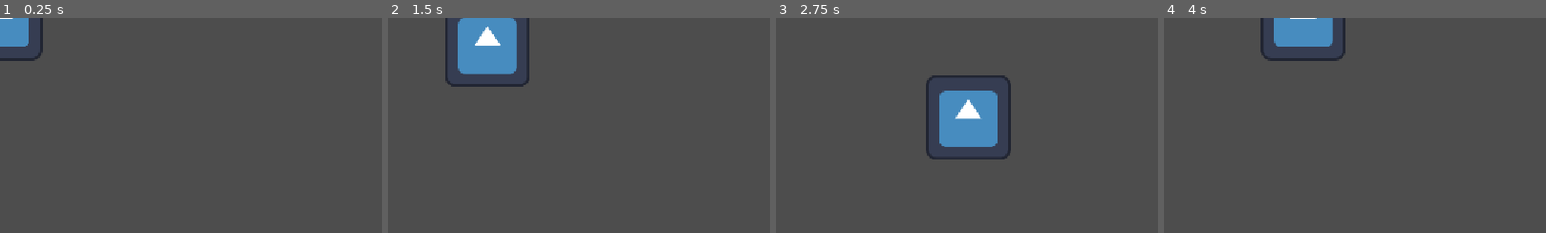
Above: before the commit, frames 1-4 (left to right).
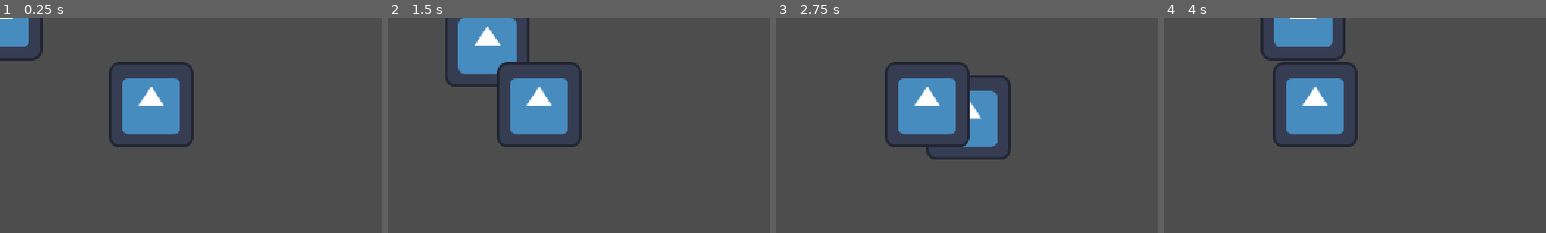
Above: after the commit, the same moments.

Repository: VladaParkhomenko/game-dev-labs
Game: Godot game, scene res://Main.tscn
The game is run twice, just before and just after one commit, with the same random seed, the same clock (stepped at 60 frames per second) and the same inputs. The engine's default icon, where the game draws it, is replaced by a stand-in: a white triangle on a blue panel in a dark square.
Inputs:
- Up to frame 1 (0.25 s): no input
- Up to frame 2 (1.5 s): tap Enter at 0.5 s; hold Right (ui_right) 0.53-1.28 s; hold Down (ui_down) from 1.28 s (still down)
- Up to frame 3 (2.75 s): release Down (ui_down) at 2.03 s; hold Right (ui_right) from 2.03 s (still down)
- Up to frame 4 (4 s): release Right (ui_right) at 2.78 s; hold Up (ui_up) 2.78-3.53 s; hold Left (ui_left) from 3.53 s (still down)
The pictures show only the part of the screen within x 0-50%, y 0-50%; the shares and areas given below are measured in that part.

The runs differ from the first frame. In frame 1, 5.1% of the frame differs, in the area x 28-51%, y 20-60%; in frame 2, 5.3%; in frame 3, 5.3%; in frame 4, 5.1%.

Commit message:
feat: add static obstacles and wall collisions

Diff:
--- a/zad-1-prog/Main.tscn
+++ b/zad-1-prog/Main.tscn
@@ -5,6 +5,15 @@
 
 [sub_resource type="RectangleShape2D" id="RectangleShape2D_g4v7s"]
 size = Vector2(126, 126)
+
+[sub_resource type="RectangleShape2D" id="RectangleShape2D_57qmd"]
+size = Vector2(104, 629)
+
+[sub_resource type="RectangleShape2D" id="RectangleShape2D_d0u6y"]
+size = Vector2(698, 90)
+
+[sub_resource type="RectangleShape2D" id="RectangleShape2D_3gngh"]
+size = Vector2(273.25, 276)
 
 [node name="Node2D" type="Node2D" unique_id=1289963067]
 
@@ -16,3 +25,21 @@
 
 [node name="CollisionShape2D" type="CollisionShape2D" parent="Player" unique_id=558857452]
 shape = SubResource("RectangleShape2D_g4v7s")
+
+[node name="Wall" type="StaticBody2D" parent="." unique_id=322835017]
+
+[node name="Sprite2D" type="Sprite2D" parent="Wall" unique_id=325933290]
+position = Vector2(228, 131)
+texture = ExtResource("1_glv2v")
+
+[node name="CollisionShape2D" type="CollisionShape2D" parent="Wall" unique_id=2083213064]
+position = Vector2(118, 616)
+shape = SubResource("RectangleShape2D_57qmd")
+
+[node name="CollisionShape2D2" type="CollisionShape2D" parent="Wall" unique_id=1741837347]
+position = Vector2(672, 336)
+shape = SubResource("RectangleShape2D_d0u6y")
+
+[node name="CollisionShape2D3" type="CollisionShape2D" parent="Wall" unique_id=1334049782]
+position = Vector2(598.375, 745)
+shape = SubResource("RectangleShape2D_3gngh")
--- a/zad-1-prog/player.gd
+++ b/zad-1-prog/player.gd
@@ -3,7 +3,7 @@
 @export var speed: float = 200.0
 
 func _physics_process(delta: float) -> void:
-	#WASD
+	#WASD i strzałki
 	var direction := Input.get_vector("ui_left", "ui_right", "ui_up", "ui_down")
 
 	if direction:
